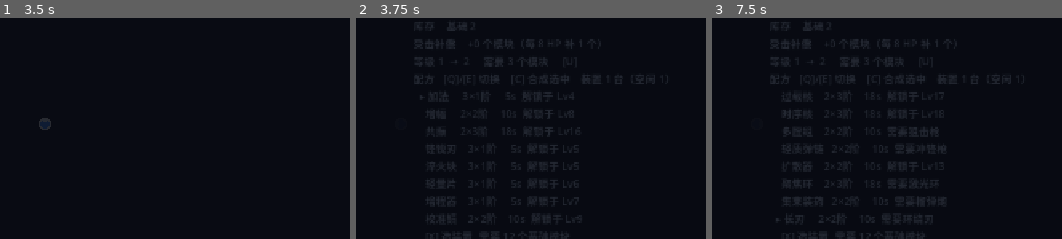
Above: before the commit, frames 1-3 (left to right).
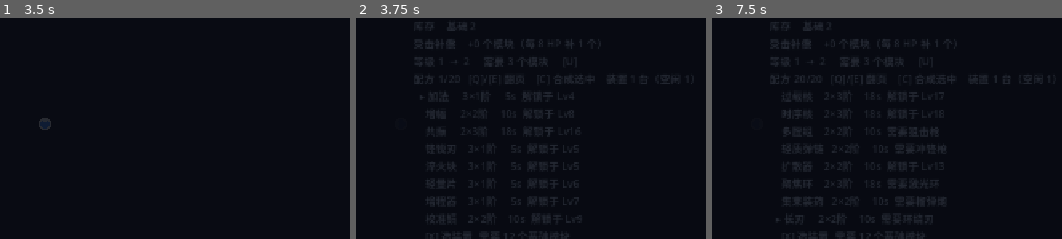
Above: after the commit, the same moments.

Repository: M1suK1/weapon-build-survivor
Game: Godot game, scene res://scenes/main.tscn
Two runs of this game, one before a commit and one after it. Both use one fixed random seed, a clock stepped at 60 frames per second and the inputs below.
Inputs:
- Up to frame 1 (3.5 s): tap Enter at 0.5, 2 s; hold D 0.53-1.28 s; tap F at 0.6, 1.55, 2.3, 3.05 s; tap Space at 1.25, 2.75 s; hold S 1.28-2.03 s; tap 1 at 1.35 s; hold D 2.03-2.78 s; tap 4 at 2.1 s; hold W from 2.78 s (still down); tap T at 2.85 s
- Up to frame 2 (3.75 s): tap Enter at 3.5 s; release W at 3.53 s; hold A from 3.53 s (still down); tap Tab at 3.6 s
- Up to frame 3 (7.5 s): tap F every 0.75 s from 3.8 to 6.8 s; tap Space at 4.25 s; tap U at 4.35 s; release A at 5.03 s; hold S 5.03-5.78 s; tap C at 5.1 s; hold D 5.78-6.53 s; tap V at 5.85 s; hold W 6.53-7.28 s; tap B at 6.6 s; hold D from 7.28 s (still down); tap Q at 7.35 s
The pictures show only the part of the screen within x 50-100%, y 25-75%; the shares and areas given below are measured in that part.

Frame 1 is identical in both runs. In frame 2, 0.3% of the frame differs, in the area x 25-96%, y 25-30%; in frame 3, 0.3%.

Commit message:
feat(S1): FPS/敌人数常驻 + F3 调试面板 + seed 复现 + 左栏限 6 行 + 配方翻页提示；修选卡与构筑屏叠加、bot 抢槽位

Diff:
--- a/scripts/game.gd
+++ b/scripts/game.gd
@@ -104,8 +104,8 @@
 const CHEST_GUARANTEE := 90.0
 const HP_BASE := 1.80
 const HP_GROWTH := 1.118
-const SPAWN_BASE := 0.90
-const SPAWN_GROWTH := 1.420
+const SPAWN_BASE := 1.20
+const SPAWN_GROWTH := 1.190
 const MAX_ENEMIES := 560
 ## 生成半径必须落在**镜头视野之外**：zoom 0.62 时半个屏幕是 1032×580，
 ## 对角约 1184，所以 >1200 才能保证任何角度都在屏幕外，让敌人「走」进来而不是凭空出现
@@ -220,6 +220,17 @@
 var pick_delay := 0.0
 var pick_wait := 0.0
 var start_force := ""
+var hud_stat: Label = null
+var dbg_root: Control = null
+var dbg_text: Label = null
+var dbg_on := false
+var seed_used := 0
+var vis_enemy := 0
+var dbg_acc := 0.0
+var _pick_from_build := false
+var frame_ms := 0.0
+var frame_ms_max := 0.0
+var enemy_ms := 0.0
 var swarm_test := false
 var ws_done := false
 var _cam_pos := Vector2.ZERO
@@ -258,8 +269,12 @@
 		elif a == "demoboard":
 			boardtest = true
 			demo_board = true
+		elif a == "shotdbg":
+			dbg_on = true
 		elif a == "shotbuild":
 			shot_build = true
+		elif a.begins_with("seed="):
+			seed_used = int(a.substr(5))
 		elif a.begins_with("start="):
 			start_force = a.substr(6)
 		elif a.begins_with("pickdelay="):
@@ -277,8 +292,14 @@
 		# 无头模拟按实时速度跑太慢，放大时间步（步长变粗，数值平衡够用）
 		Engine.time_scale = 8.0
 		Engine.max_fps = 0
-	rng.randomize()
+	if seed_used != 0:
+		rng.seed = seed_used
+	else:
+		rng.randomize()
+		seed_used = rng.seed
 	var start_id: String = START_POOL[rng.randi() % START_POOL.size()]
+	if seed_used == 0:
+		seed_used = rng.seed
 	if bot:
 		start_id = "smg"  # 测平衡时固定武器，免得随机开局把两次结果拉不开
 	if start_force != "":
@@ -374,10 +395,31 @@
 
 	hud_status = _label(layer, Vector2(18, 14), 20, Color(0.95, 0.96, 1.0))
 	hud_ammo = _label(layer, Vector2(18, 44), 20, Color(0.7, 0.95, 0.85))
+	hud_stat = _label(layer, Vector2(742, 16), 16, Color(0.55, 0.6, 0.68))
 	hud_tip = _label(layer, Vector2(18, 690), 16, Color(0.6, 0.65, 0.75))
-	hud_tip.text = "WASD 移动   TAB 构筑   U 升级   Q/E 选配方  C 合成   X 造装置   1-9 选武器  F 开关   R 重开"
+	hud_tip.text = "WASD 移动   TAB 构筑   U 升级   Q/E 选配方  C 合成   X 造装置   1-9 选武器  F 开关   F3 调试   R 重开"
 
 	wpanel = _label(layer, Vector2(18, 84), 17, Color(0.78, 0.86, 1.0))
+
+	# F3 调试面板（默认关）
+	dbg_root = Control.new()
+	dbg_root.position = Vector2(836, 76)
+	dbg_root.size = Vector2(424, 160)
+	dbg_root.visible = dbg_on
+	dbg_root.mouse_filter = Control.MOUSE_FILTER_IGNORE
+	dbg_root.process_mode = Node.PROCESS_MODE_ALWAYS
+	layer.add_child(dbg_root)
+	var dbg_bg := Panel.new()
+	dbg_bg.size = Vector2(424, 160)
+	dbg_bg.mouse_filter = Control.MOUSE_FILTER_IGNORE
+	var dbgsb := StyleBoxFlat.new()
+	dbgsb.bg_color = Color(0.03, 0.05, 0.09, 0.82)
+	dbgsb.border_color = Color(0.35, 0.5, 0.75, 0.7)
+	dbgsb.set_border_width_all(1)
+	dbgsb.set_corner_radius_all(6)
+	dbg_bg.add_theme_stylebox_override("panel", dbgsb)
+	dbg_root.add_child(dbg_bg)
+	dbg_text = _label(dbg_root, Vector2(12, 10), 15, Color(0.72, 0.86, 1.0))
 
 	build_root = Control.new()
 	build_root.set_anchors_preset(Control.PRESET_FULL_RECT)
@@ -426,6 +468,12 @@
 	if not (event is InputEventKey) or not event.pressed or event.echo:
 		return
 	var k: int = event.keycode
+	if k == KEY_F3:
+		dbg_on = not dbg_on
+		if dbg_root != null:
+			dbg_root.visible = dbg_on
+		_refresh_dbg_panel(get_tree().get_nodes_in_group("enemy").size())
+		return
 	if picking:
 		if k >= KEY_1 and k <= KEY_4:
 			_take_card(k - KEY_1)
@@ -514,6 +562,9 @@
 			return
 	shot_at = -1.0
 	Engine.time_scale = 1.0
+	# 拍图的一帧里物理还没跑，选卡弹窗不会自己关，先替 bot 选掉
+	if picking and (shot_bot or playtest or pick_delay > 0.0):
+		_take_card(0)
 	if shot_pick and not picking:
 		_roll_offer()
 		_open_pick()
@@ -728,6 +779,50 @@
 	# 每 0.1s 刷一次 HUD，避免每帧拼字符串
 	if fmod(elapsed, 0.1) < delta:
 		_refresh_hud()
+	_update_debug(delta)
+
+
+## 调试统计：FPS / 敌人数 / 可见敌人数 / 帧耗时。
+## 关闭 F3 面板时仍然维护常驻的那一小段（可见数 O(n) 遍历只在 0.25s 一次）
+func _update_debug(delta: float) -> void:
+	frame_ms = delta * 1000.0
+	frame_ms_max = maxf(frame_ms_max * 0.97, frame_ms)
+	dbg_acc += delta
+	if dbg_acc < 0.25:
+		return
+	dbg_acc = 0.0
+	var enemies := get_tree().get_nodes_in_group("enemy")
+	var t0 := Time.get_ticks_usec()
+	var ct: Transform2D = get_viewport().get_canvas_transform()
+	var vis := 0
+	for e in enemies:
+		var p: Vector2 = ct * (e as Node2D).global_position
+		if p.x >= 0.0 and p.y >= 0.0 and p.x <= 1280.0 and p.y <= 720.0:
+			vis += 1
+	vis_enemy = vis
+	enemy_ms = float(Time.get_ticks_usec() - t0) / 1000.0
+	if hud_stat != null:
+		hud_stat.text = "FPS %d · 敌 %d(可见 %d)" % [
+			int(Engine.get_frames_per_second()), enemies.size(), vis]
+	_refresh_dbg_panel(enemies.size())
+
+
+func _refresh_dbg_panel(enemy_total: int) -> void:
+	if dbg_text == null or not dbg_on:
+		return
+	dbg_text.text = "\n".join([
+		"FPS %d   帧 %.1fms   峰 %.1fms" % [int(Engine.get_frames_per_second()), frame_ms, frame_ms_max],
+		"敌人 %d   可见 %d   上限 %d   刷怪 %.2f/s" % [enemy_total, vis_enemy, MAX_ENEMIES, _spawn_rate()],
+		"掉落 %d   子弹 %d   宝箱 %d" % [
+			get_tree().get_nodes_in_group("pickup").size(),
+			get_tree().get_nodes_in_group("bullet").size(),
+			get_tree().get_nodes_in_group("chest").size()],
+		"需求 %.1f   实测 %.1f   需求比 %s" % [
+			_spawn_rate() * _wave_hp() * _plan_avg_mult(), cur_actual_dps(),
+			"%.0f%%" % (100.0 * _spawn_rate() * _wave_hp() * _plan_avg_mult() / maxf(cur_actual_dps(), 1.0))],
+		"敌人统计耗时 %.2fms" % enemy_ms,
+		"波次 %d   时间 %s   种子 %d   击杀 %d" % [wave, _fmt_time(elapsed), absi(seed_used) % 1000000000, kills_total],
+	])
 
 
 ## 波次血量：12 波之前走平缓曲线；之后额外乘 1.045/波 —— 这时玩家武器基本成型，
@@ -1934,6 +2029,11 @@
 
 
 func _open_pick() -> void:
+	# 两个全屏覆盖层不能同时开着：开选卡时先收起构筑屏，选完再放回来
+	var was_build: bool = build_root != null and build_root.visible
+	if was_build:
+		_pick_from_build = true
+		_toggle_build()
 	picking = true
 	pick_wait = 0.0
 	_paint_offer()
@@ -2002,6 +2102,10 @@
 
 func _close_pick() -> void:
 	picking = false
+	# 选卡前如果正在构筑，选完回到构筑屏（材料变了，正好让玩家继续操作）
+	if not dead and build_root != null and not build_root.visible and _pick_from_build:
+		_toggle_build()
+	_pick_from_build = false
 	if pick_root != null:
 		for c in pick_root.get_children():
 			c.queue_free()
@@ -2276,8 +2380,8 @@
 	info.append("等级 %d  →  %d     需要 %d 个模块     [U]" % [
 		level, level + 1, level_cost()
 	])
-	info.append("配方   [Q]/[E] 切换    [C] 合成选中    装置 %d 台（空闲 %d）" % [
-		devices.size(), devices.size() - _busy_devices()
+	info.append("配方 %d/%d   [Q]/[E] 翻页    [C] 合成选中    装置 %d 台（空闲 %d）" % [
+		recipe_sel + 1, MOD_ORDER.size(), devices.size(), devices.size() - _busy_devices()
 	])
 	# 只显示 8 行窗口：配方有 20 个，全列会顶出屏幕
 	var first := maxi(0, mini(recipe_sel - 3, MOD_ORDER.size() - 8))
